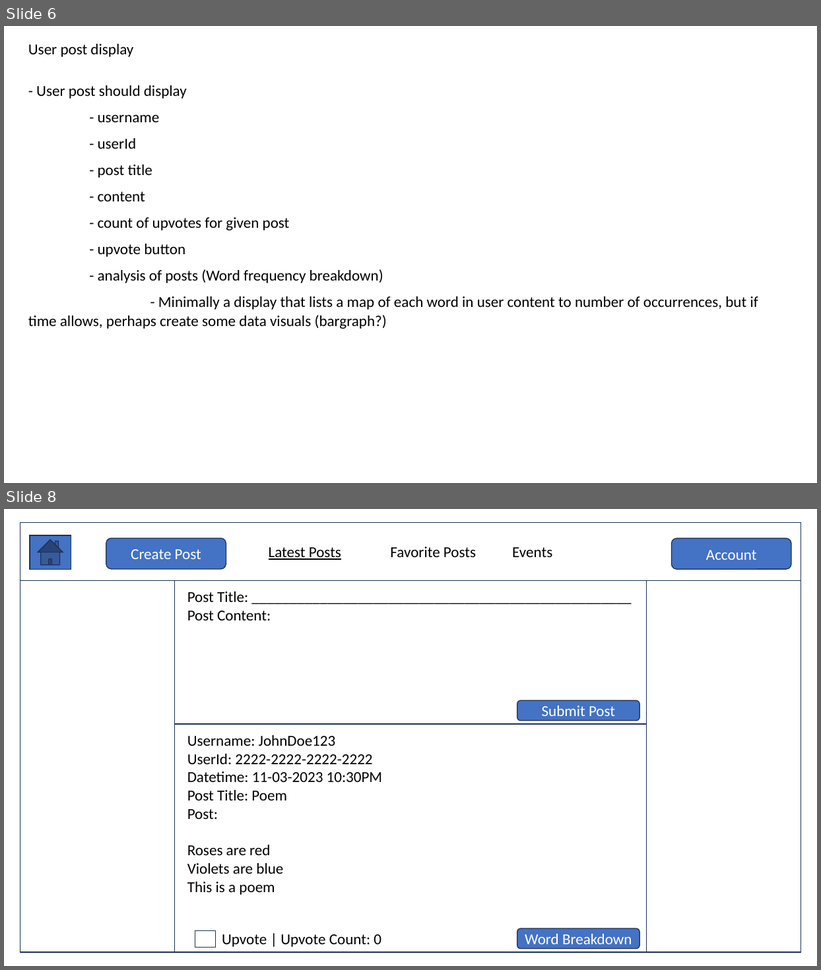
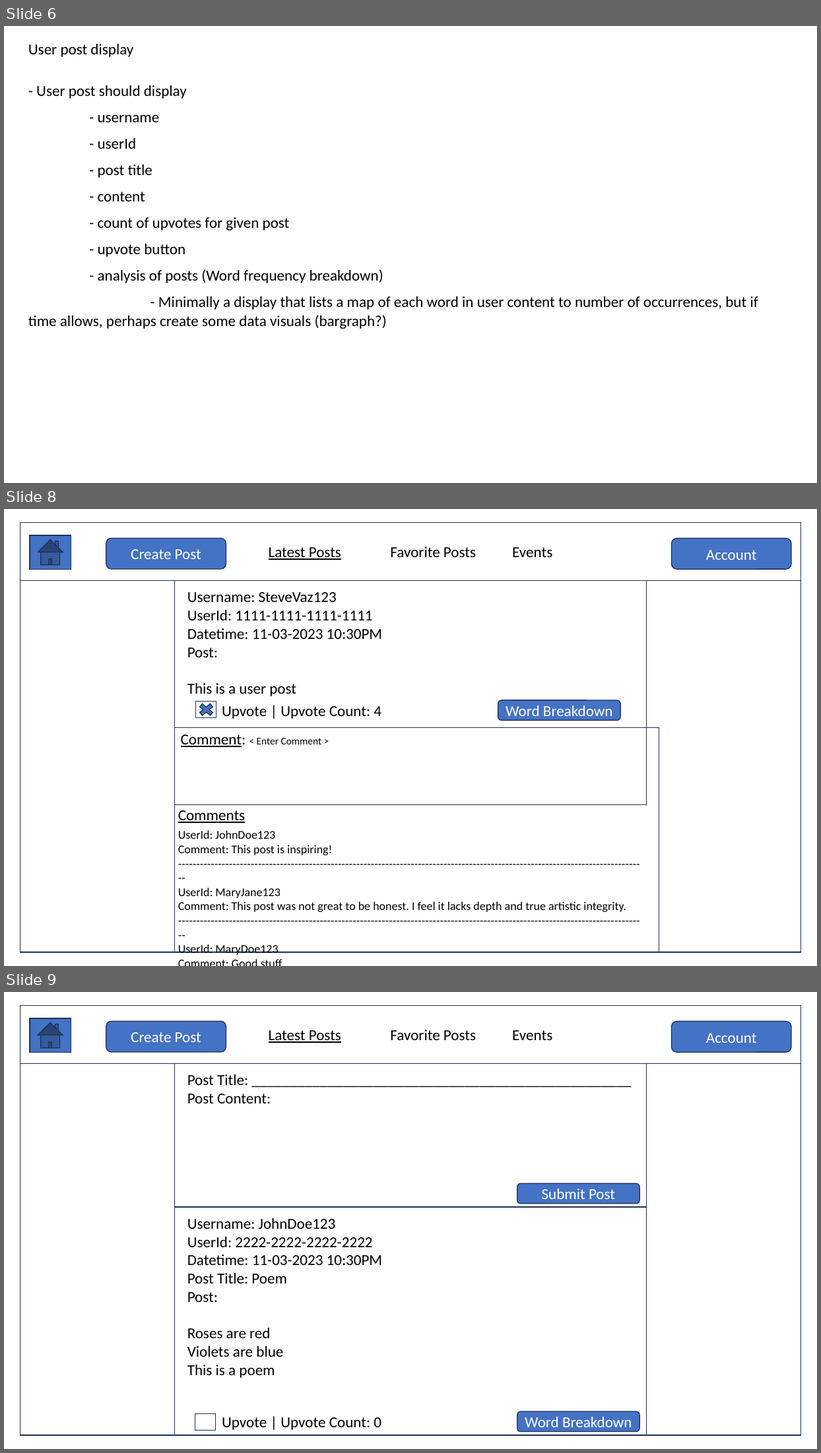
Before and after one commit to seniorscooba/Web_Programming_Final_Project, a slide deck: Documents/final_project_planning.pptx. Shown one above the other, each under a label of ours: slides 6 and 8 before the commit, slides 6, 8 and 9 after it; the slides between them are not shown. The pictures are 821x970 and 821x1453 pixels, drawn with LibreOffice and Linux fonts; fonts in the diff are those of the drawing. Boxes give left, top, right and bottom in pixels: in the first picture for what was removed or moved away, otherwise in the second. Text is boxed around its words. In the diff, an @@ line names an element or a change of style, - is before the commit and + after.

```diff
--- a/Documents/final_project_planning.pptx
+++ b/Documents/final_project_planning.pptx
@@ slide 8 added at (x1=4, y1=509, x2=817, y2=966), background #FFFFFF @@
@@ rectangle added at (x1=20, y1=522, x2=801, y2=953), fill #FFFFFF, outline #1E3256 1 pt @@
@@ rectangle added at (x1=20, y1=522, x2=801, y2=581), outline #1E3256 1 pt, 18 pt, text #000000 @@
+Latest Posts Favorite Posts Events
@@ action button home added at (x1=30, y1=535, x2=71, y2=569), fill #4472C4, outline #1E3256 1 pt @@
@@ rounded rectangle added at (x1=106, y1=538, x2=226, y2=569), fill #4472C4, outline #1E3256 1 pt, 18 pt, text #FFFFFF @@
+Create Post
@@ rounded rectangle added at (x1=672, y1=538, x2=792, y2=569), fill #4472C4, outline #1E3256 1 pt, 18 pt, text #FFFFFF @@
+Account
@@ rectangle added at (x1=175, y1=581, x2=647, y2=805), outline #1E3256 1 pt @@
@@ text added at (x1=187, y1=592, x2=383, y2=696), 18 pt, text #000000 @@
+Username: SteveVaz123
+UserId: 1111-1111-1111-1111
+Datetime: 11-03-2023 10:30PM
+Post:
+This is a user post
@@ rectangle added at (x1=195, y1=702, x2=217, y2=718), outline #1E3256 1 pt @@
@@ cross added at (x1=196, y1=702, x2=217, y2=718), fill #4472C4, outline #1E3256 1 pt @@
@@ text added at (x1=222, y1=706, x2=382, y2=719), 18 pt, text #000000 @@
+Upvote | Upvote Count: 4
@@ rounded rectangle added at (x1=498, y1=700, x2=620, y2=721), fill #4472C4, outline #1E3256 1 pt, 18 pt, text #FFFFFF @@
+Word Breakdown
@@ rectangle added at (x1=175, y1=728, x2=659, y2=953), outline #1E3256 1 pt @@
@@ text added at (x1=181, y1=735, x2=322, y2=747), 12 pt, text #000000 @@
+Comment: < Enter Comment >
@@ text added at (x1=178, y1=811, x2=246, y2=823), 18 pt, text #000000, underline @@
+Comments
@@ text added at (x1=178, y1=830, x2=626, y2=955), 14 pt, text #000000 @@
+UserId: JohnDoe123
+Comment: This post is inspiring!
+---------------------------------------------------------------------------------------------------------------------------------
+UserId: MaryJane123
+Comment: This post was not great to be honest. I feel it lacks depth and true artistic integrity.
+---------------------------------------------------------------------------------------------------------------------------------
+UserId: MaryDoe123
+Comment: Good stuff.
+---------------------------------------------------------------------------------------------------------------------------------
@@ what was slide 8 is now slide 9 @@
```
Also in this commit, not shown: 2 slides changed, 7 other files.
